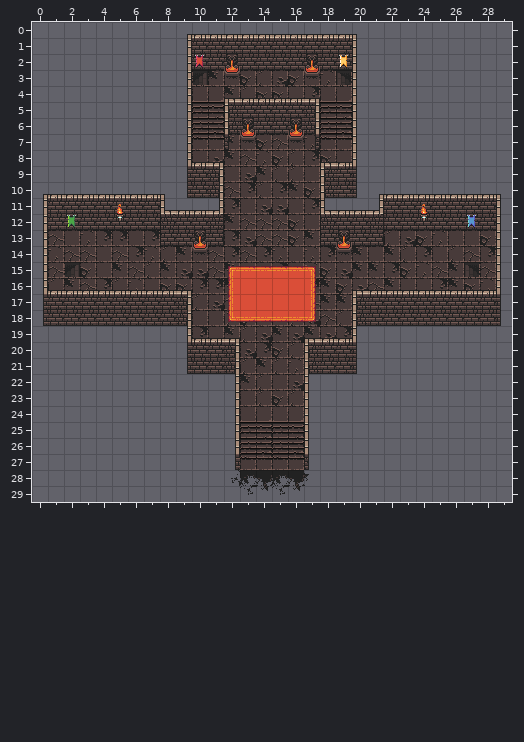
Tiled map, stored at res/map/entrance.tmx. The picture above was drawn from the file before the commit.
Cells are 16x16 px. Shown: x 0..29, y 0..29.
Once edited:
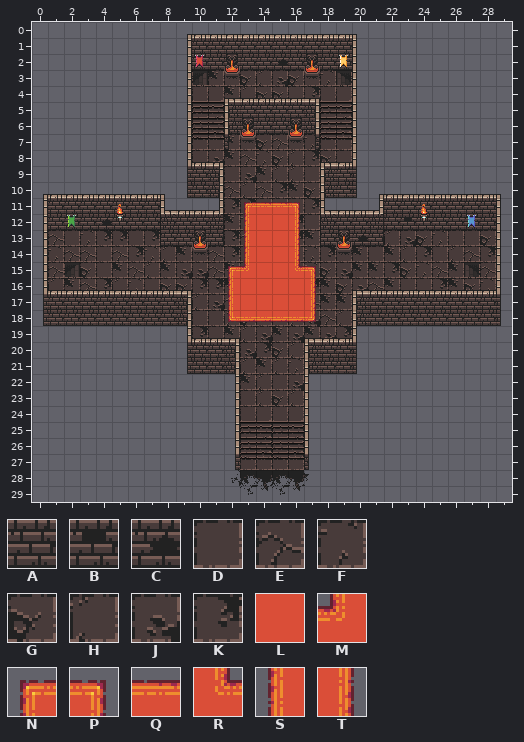
Key: from "tileset": A 66, B 131, C 195, D 257, E 258, F 259, G 321, H 322, J 323, K 385, L 1699, M 1888, N 1889, P 1890, Q 1891, R 1952, S 1953, T 1954.
_ is an empty cell.
Changes in this commit:
Layer "back":
y 2: x 15 A -> C
y 10: x 13..14 KH -> HE
y 11: x 13..14 DJ -> KG
y 12: x 4 A -> C; x 13..16 EEEG -> F__K; x 23 A -> B
y 13: x 13..16 JEEG -> E__K; x 20 A -> C
y 14: x 13..15 EKF -> K__
y 15: x 14..15 GK -> __
Layer "back_over":
y 11: x 13..16 ____ -> NQQP
y 12..14: x 13..16 ____ -> SLLT
y 15: x 13..16 QQQQ -> MLLR
